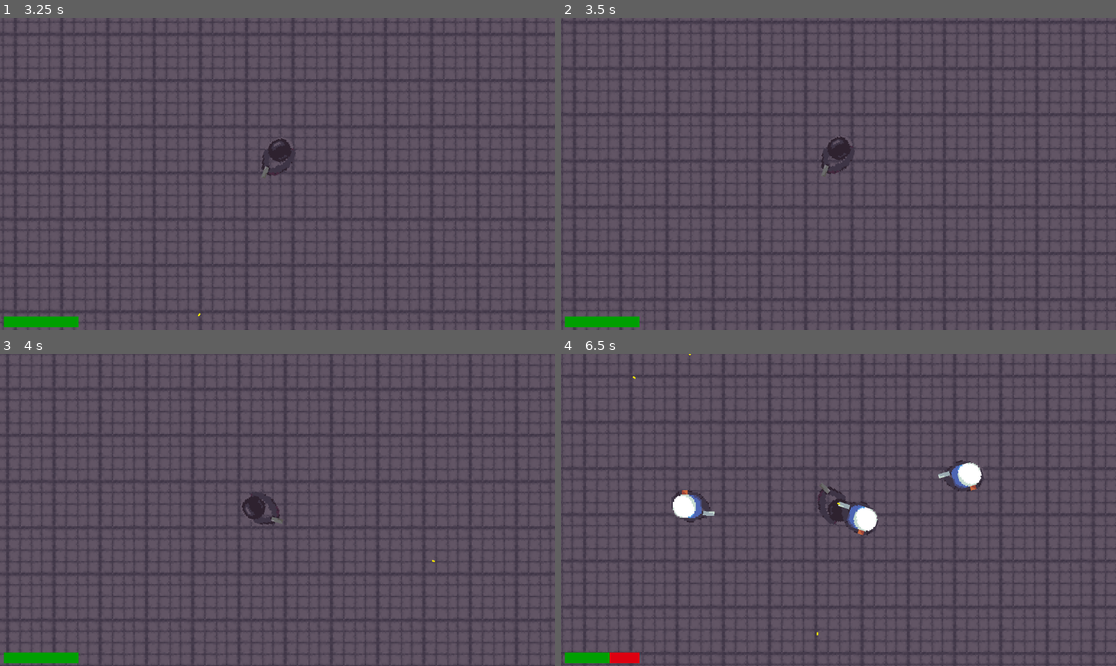
Above: before the commit, frames 1-4 (two rows, left to right).
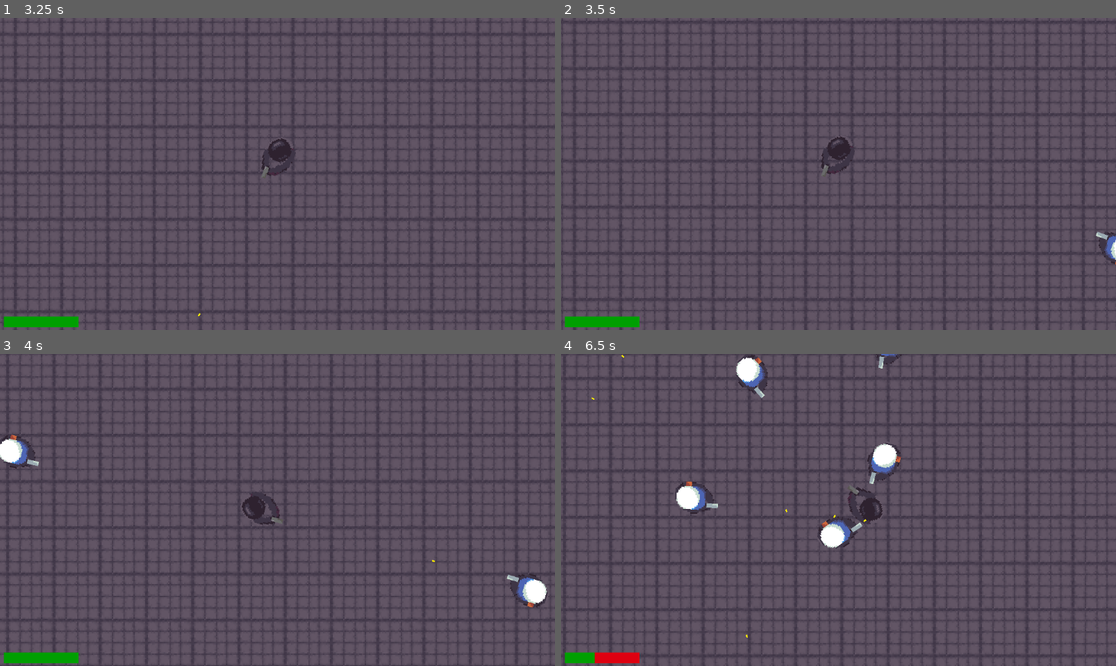
Above: after the commit, the same moments.

Repository: olzorz/THOA-SWMG
Game: Godot game, scene res://Scenes/game_scene.tscn
The game is run twice, just before and just after one commit, with the same random seed, the same clock (stepped at 60 frames per second) and the same inputs.
Inputs (mouse positions are in pixels of both pictures, inside the frame that each line leads up to):
- Up to frame 1 (3.25 s): tap Enter at 0.5 s; move the mouse to (399, 158) at 0.52 s; hold D (move_right) 0.53-1.28 s; click (399, 158) at 0.6 s; move the mouse to (166, 189) at 1.27 s; hold S (move_down) 1.28-2.03 s; click (166, 189) at 1.35 s; move the mouse to (333, 105) at 2.02 s; hold D (move_right) 2.03-2.78 s; click (333, 105) at 2.1 s; move the mouse to (249, 236) at 2.77 s; hold W (move_up) from 2.78 s (still down); click (249, 236) at 2.85 s
- Up to frame 2 (3.5 s): keep holding W (move_up)
- Up to frame 3 (4 s): move the mouse to (444, 556) at 3.52 s; release W (move_up) at 3.53 s; hold A (move_left) from 3.53 s (still down); click (444, 556) at 3.6 s
- Up to frame 4 (6.5 s): move the mouse to (672, 463) at 4.27 s; click (672, 463) at 4.35 s; move the mouse to (866, 510) at 5.02 s; release A (move_left) at 5.03 s; hold S (move_down) 5.03-5.78 s; click (866, 510) at 5.1 s; move the mouse to (755, 432) at 5.77 s; hold D (move_right) from 5.78 s (still down); click (755, 432) at 5.85 s

Frame 1 is identical in both runs. In frame 2, 0.2% of the frame differs, in the area x 96-100%, y 68-80%; in frame 3, 1.0%; in frame 4, 15%, in the area x 0-100%, y 0-100%.

Commit message:
Police bugfix
Fixed bug where police could transition into shooting state as soon as they spawn.

Diff:
--- a/Scripts/police.gd
+++ b/Scripts/police.gd
@@ -7,7 +7,7 @@
 var direction : Vector2
 @export var update_cooldown : float = 0.5
 
-var update_time : float = update_cooldown
+var update_time : float = 0
 var target_location : Vector2 = Vector2.ZERO
 
 @export var shoot_cooldown : float = 0.2
